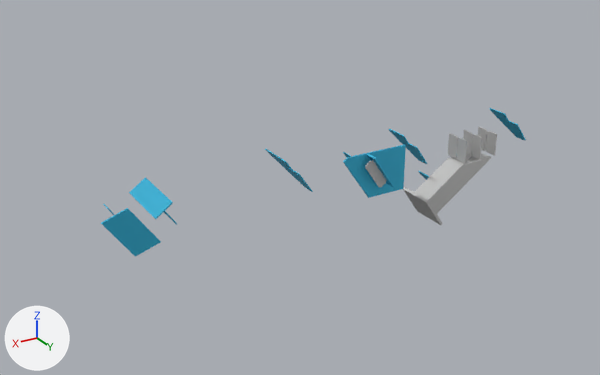
Two versions of the glTF model models/assembly.gltf, one commit apart.
One viewpoint serves both versions: a camera (50 mm lens) standing at (9.44, 8.13, 4.03) and looking at (4.34, -0.37, -0.22). The axes (+X, +Y, +Z) are drawn at lower left. The lights are the same throughout. Vertices at the same position are counted once.
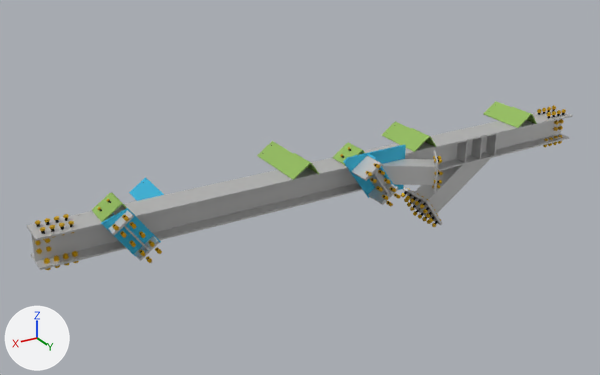
Pixel boxes [x1, y1, x2, y2] of what changed, in the pictures (600 x 375 px):
'Mesh_0', recoloured, reshaped (28% wider, 13% taller): before [101, 108, 526, 257]; after [27, 101, 573, 270]
part 1 of me_mesh_0, added: after [433, 151, 438, 194]
part 2 of me_mesh_0, added: after [27, 101, 573, 270]

What the commit changed:
Material 'Material_1' (mat_material_1) changes colour from cyan #3dc2e9 to green #a1ca67; in linear values from (0.0471, 0.541, 0.812) to (0.357, 0.592, 0.137).
Material 'Material_2' (mat_material_2) is new.
Its base color is (0.0, 0.0, 0.0) (black #000000).
Its metallic is 0.5.
Material 'Material_4' (mat_material_4) is new.
Its base color is (0.0471, 0.541, 0.812) (cyan #3dc2e9).
Its metallic is 0.5.
Material 'Material_3' (mat_material_3) is new.
Its base color is (0.698, 0.4, 0.0) (yellow #daaa00).
Its metallic is 0.5.
me_mesh_0 is used by ob_mesh_0; location (0.0, 0.0, 0.0).
me_mesh_0 had 523 vertices, 950 faces and spanned x 0.7..7.14, y -0.86..0.37, z -0.98..0.31.
me_mesh_0 now has 14329 vertices, 27877 faces and spans x 0.0..7.83, y -0.86..0.74, z -1.01..0.36.
me_mesh_0 part 1: the loose piece of 8 vertices spanning x 2.41..2.74, y -0.27..0.26, z -0.98..-0.53 is copied, and the copy is multiplied about its middle by the matrix ((-0.566, -0.456, 0.403), (0.379, -0.695, -0.254), (0.476, 0.01, 0.681)), then moved by (0.29, 0.54, 0.76); it spans x 2.74..2.99, y 0.35..0.72, z -0.21..0.22.
me_mesh_0 part 2: 13534 vertices added at x 0.0..7.83, y -0.81..0.74, z -1.01..0.36.
me_mesh_0 now uses material mat_material_2 (black #000000).
me_mesh_0 now uses material mat_material_3 (yellow #daaa00).
me_mesh_0 now uses material mat_material_4 (cyan #3dc2e9).
